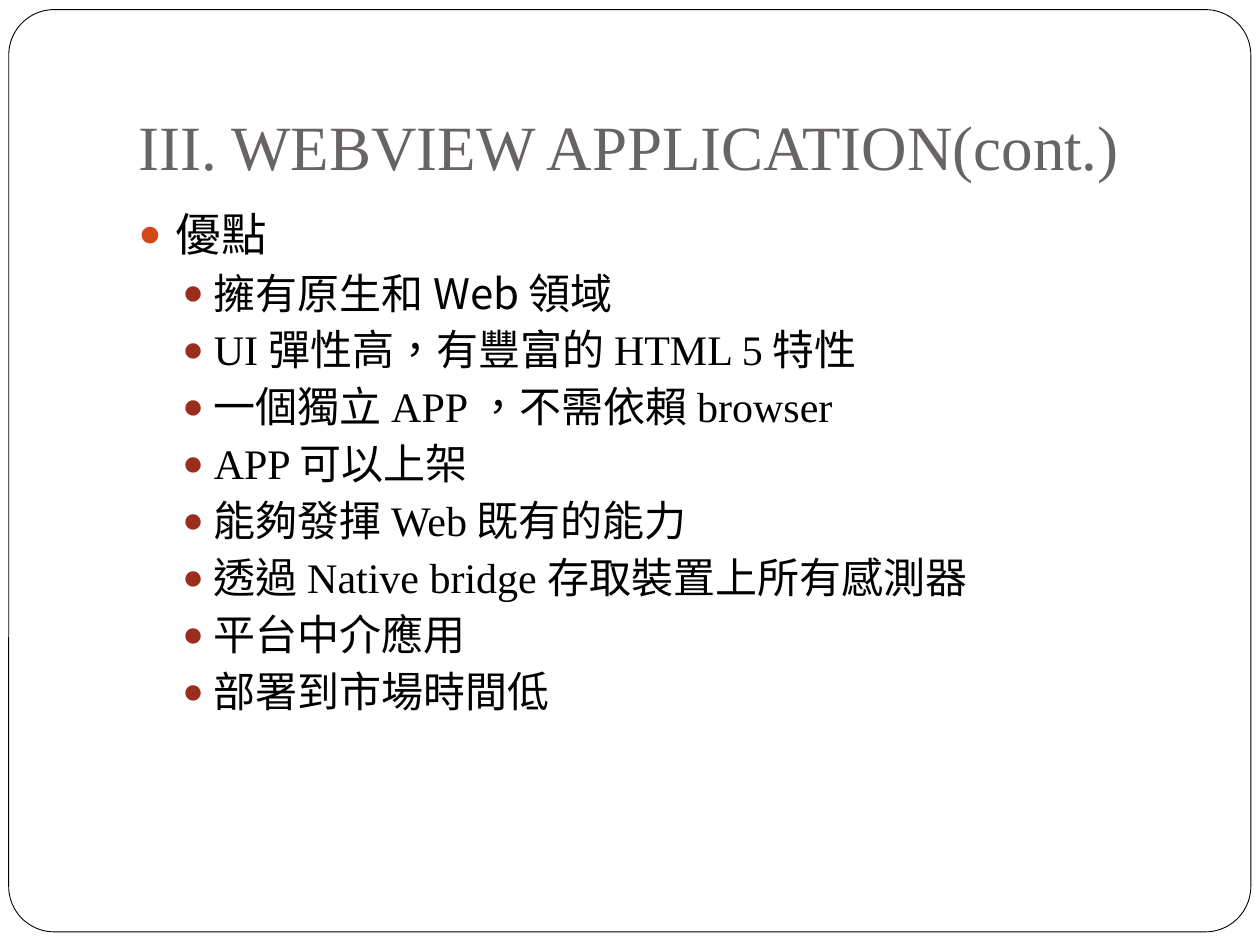
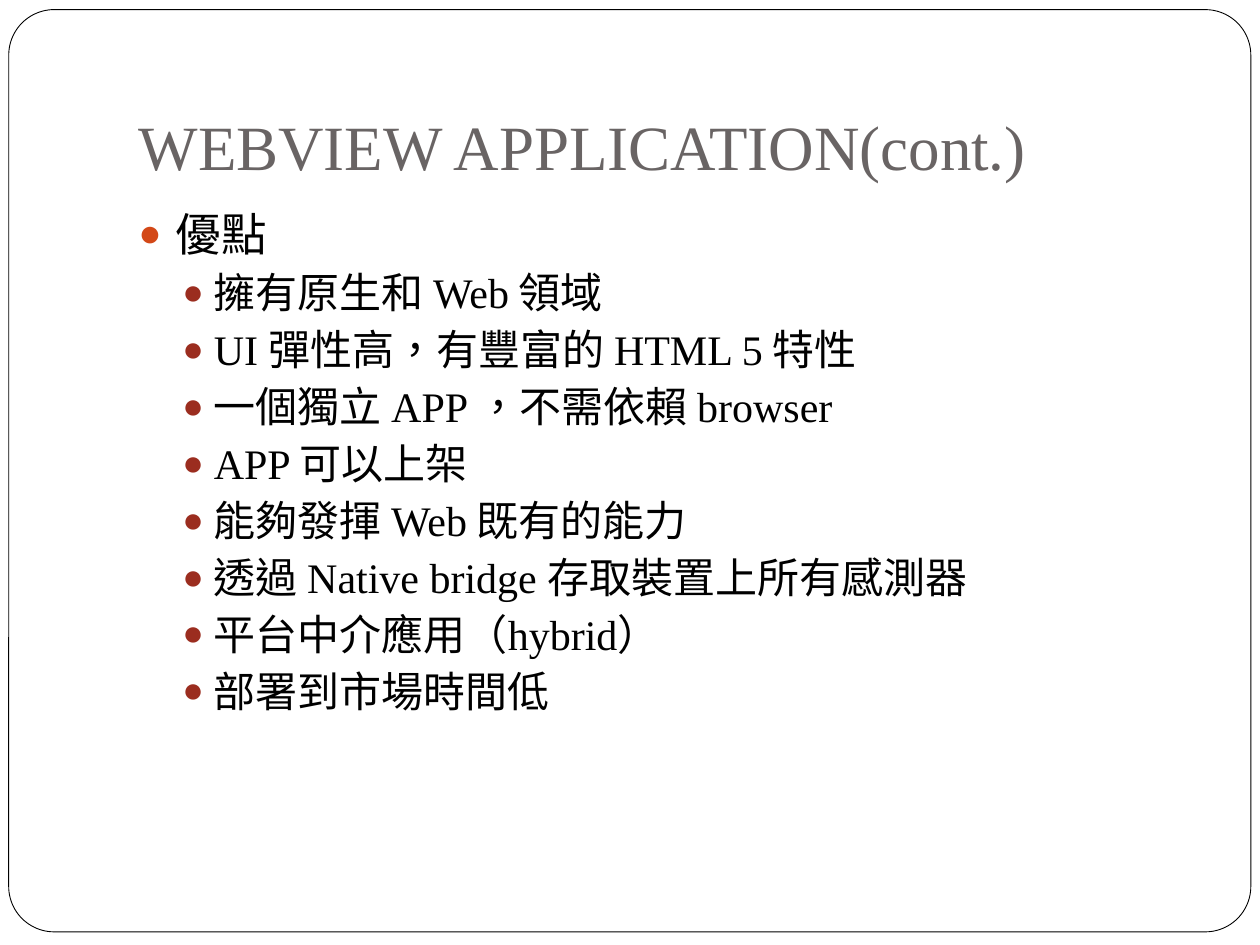
Before and after one commit to peter279k/regular_meeting, a slide deck: slide 8 of Recommendations for Webview Based Mobile.ppt. Drawn at 1260x945 pixels with LibreOffice and Linux fonts; fonts in the diff are those of the drawing. Boxes give left, top, right and bottom in pixels: in the first picture for what was removed or moved away, otherwise in the second. Text is boxed around its words. In the diff, an @@ line names an element or a change of style, - is before the commit and + after.

```diff
--- a/Recommendations for Webview Based Mobile.ppt
+++ b/Recommendations for Webview Based Mobile.ppt
@@ title at [139, 126, 1026, 182]: text changed @@
-III. WEBVIEW APPLICATION(cont.)
+WEBVIEW APPLICATION(cont.)
@@ text at [214, 272, 603, 312]: font Noto Sans CJK SC to Times New Roman in "Web" @@
@@ text at [214, 614, 660, 659]: text changed @@
-  ● 平台中介應用
+  ● 平台中介應用（hybrid）
```
Also in this commit, not shown: 11 other slides changed.
